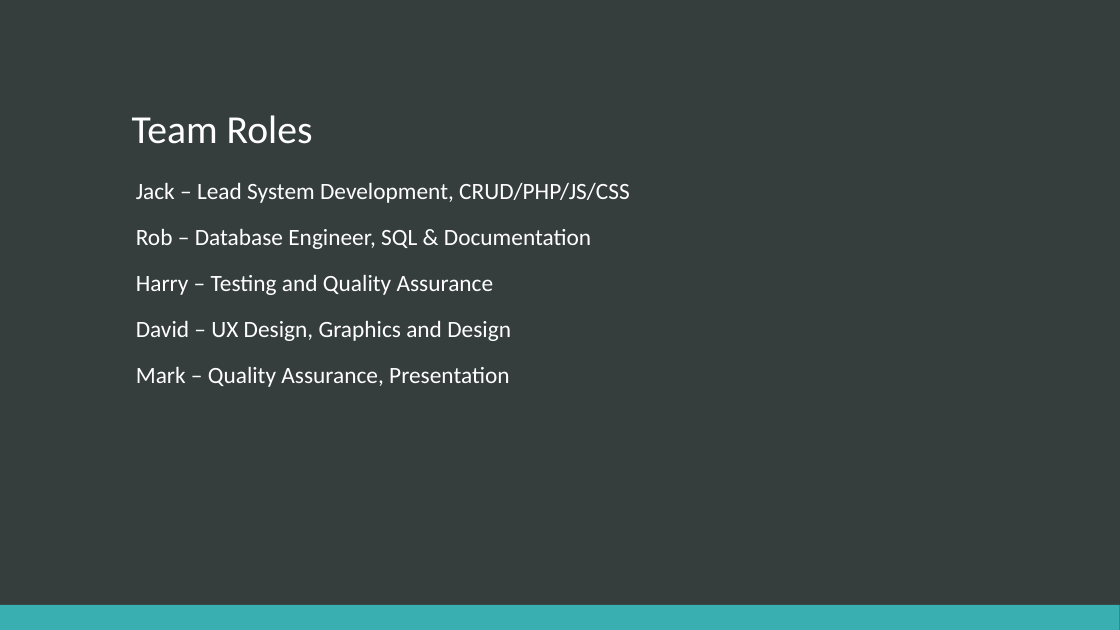
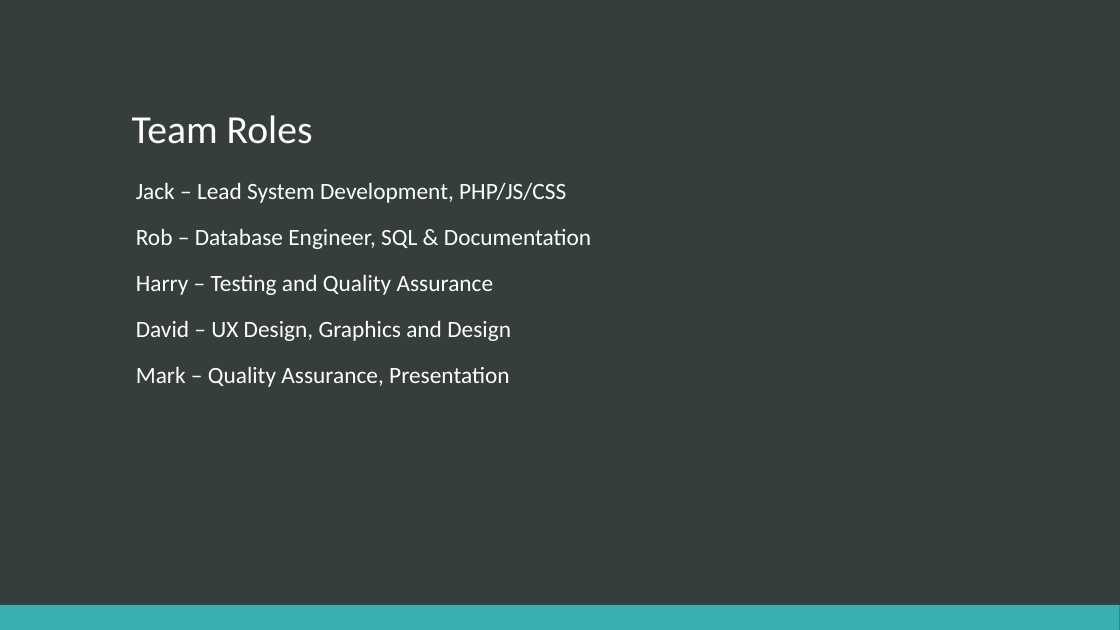
Before and after one commit to jack828/WECAN, a slide deck: slide 2 of presentation/WECAN.pptx. Drawn at 1120x630 pixels with LibreOffice and Linux fonts; fonts in the diff are those of the drawing. Boxes give left, top, right and bottom in pixels: in the first picture for what was removed or moved away, otherwise in the second. Text is boxed around its words. In the diff, an @@ line names an element or a change of style, - is before the commit and + after.

```diff
--- a/presentation/WECAN.pptx
+++ b/presentation/WECAN.pptx
@@ text at [136,183,566,203]: text changed @@
-Jack – Lead System Development, CRUD/PHP/JS/CSS
+Jack – Lead System Development, PHP/JS/CSS
```
Also in this commit, not shown: 2 other slides changed.
